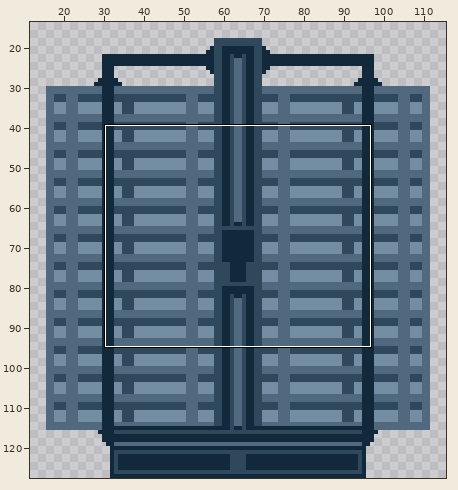
File history of a pixel-art file, assets/source/decor/cooler.aseprite. Above, an overview of the earlier version with the close-up marked.
Close-up. Earlier state:
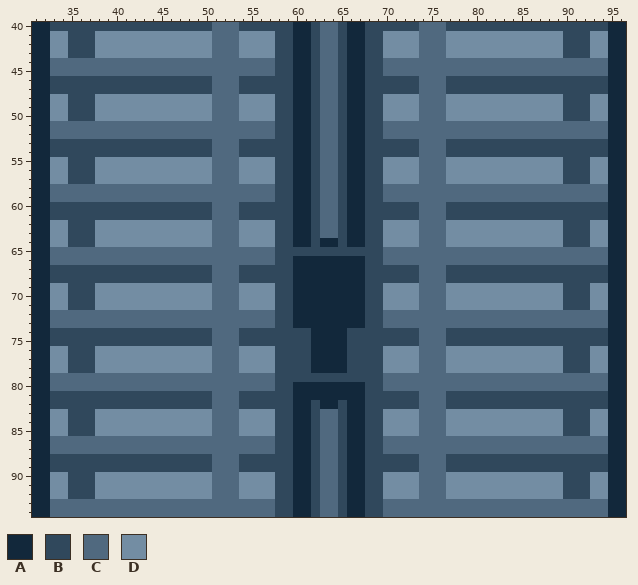
128x128 pixels, 1 frame. Shown: x 31..96, y 40..94. The wide view leaves out empty margins. The commit also changed other parts of the picture, which this record leaves out.
Palette (. is transparent): A #12283b  B #30485c  C #50697f  D #738da3
Pixels before (only the part around the change), first column x 31:
40 AABBBBBBBBBBBBBBBBBBCCCBBBBBBAABCCBAABBBBBBCCCBBBBBBBBBBBBBBBBBBAA
41 AADDBBBDDDDDDDDDDDDDCCCDDDDBBAABCCBAABBDDDDCCCDDDDDDDDDDDDDBBBDDAA
42 AADDBBBDDDDDDDDDDDDDCCCDDDDBBAABCCBAABBDDDDCCCDDDDDDDDDDDDDBBBDDAA
43 AADDBBBDDDDDDDDDDDDDCCCDDDDBBAABCCBAABBDDDDCCCDDDDDDDDDDDDDBBBDDAA
44 AACCCCCCCCCCCCCCCCCCCCCCCCCBBAABCCBAABBCCCCCCCCCCCCCCCCCCCCCCCCCAA
45 AACCCCCCCCCCCCCCCCCCCCCCCCCBBAABCCBAABBCCCCCCCCCCCCCCCCCCCCCCCCCAA
46 AABBBBBBBBBBBBBBBBBBCCCBBBBBBAABCCBAABBBBBBCCCBBBBBBBBBBBBBBBBBBAA
47 AABBBBBBBBBBBBBBBBBBCCCBBBBBBAABCCBAABBBBBBCCCBBBBBBBBBBBBBBBBBBAA
48 AADDBBBDDDDDDDDDDDDDCCCDDDDBBAABCCBAABBDDDDCCCDDDDDDDDDDDDDBBBDDAA
49 AADDBBBDDDDDDDDDDDDDCCCDDDDBBAABCCBAABBDDDDCCCDDDDDDDDDDDDDBBBDDAA
50 AADDBBBDDDDDDDDDDDDDCCCDDDDBBAABCCBAABBDDDDCCCDDDDDDDDDDDDDBBBDDAA
51 AACCCCCCCCCCCCCCCCCCCCCCCCCBBAABCCBAABBCCCCCCCCCCCCCCCCCCCCCCCCCAA
52 AACCCCCCCCCCCCCCCCCCCCCCCCCBBAABCCBAABBCCCCCCCCCCCCCCCCCCCCCCCCCAA
53 AABBBBBBBBBBBBBBBBBBCCCBBBBBBAABCCBAABBBBBBCCCBBBBBBBBBBBBBBBBBBAA
54 AABBBBBBBBBBBBBBBBBBCCCBBBBBBAABCCBAABBBBBBCCCBBBBBBBBBBBBBBBBBBAA
55 AADDBBBDDDDDDDDDDDDDCCCDDDDBBAABCCBAABBDDDDCCCDDDDDDDDDDDDDBBBDDAA
56 AADDBBBDDDDDDDDDDDDDCCCDDDDBBAABCCBAABBDDDDCCCDDDDDDDDDDDDDBBBDDAA
57 AADDBBBDDDDDDDDDDDDDCCCDDDDBBAABCCBAABBDDDDCCCDDDDDDDDDDDDDBBBDDAA
58 AACCCCCCCCCCCCCCCCCCCCCCCCCBBAABCCBAABBCCCCCCCCCCCCCCCCCCCCCCCCCAA
59 AACCCCCCCCCCCCCCCCCCCCCCCCCBBAABCCBAABBCCCCCCCCCCCCCCCCCCCCCCCCCAA
60 AABBBBBBBBBBBBBBBBBBCCCBBBBBBAABCCBAABBBBBBCCCBBBBBBBBBBBBBBBBBBAA
61 AABBBBBBBBBBBBBBBBBBCCCBBBBBBAABCCBAABBBBBBCCCBBBBBBBBBBBBBBBBBBAA
62 AADDBBBDDDDDDDDDDDDDCCCDDDDBBAABCCBAABBDDDDCCCDDDDDDDDDDDDDBBBDDAA
63 AADDBBBDDDDDDDDDDDDDCCCDDDDBBAABCCBAABBDDDDCCCDDDDDDDDDDDDDBBBDDAA
64 AADDBBBDDDDDDDDDDDDDCCCDDDDBBAABAABAABBDDDDCCCDDDDDDDDDDDDDBBBDDAA
65 AACCCCCCCCCCCCCCCCCCCCCCCCCBBBBBBBBBBBBCCCCCCCCCCCCCCCCCCCCCCCCCAA
66 AACCCCCCCCCCCCCCCCCCCCCCCCCBBAAAAAAAABBCCCCCCCCCCCCCCCCCCCCCCCCCAA
67 AABBBBBBBBBBBBBBBBBBCCCBBBBBBAAAAAAAABBBBBBCCCBBBBBBBBBBBBBBBBBBAA
68 AABBBBBBBBBBBBBBBBBBCCCBBBBBBAAAAAAAABBBBBBCCCBBBBBBBBBBBBBBBBBBAA
69 AADDBBBDDDDDDDDDDDDDCCCDDDDBBAAAAAAAABBDDDDCCCDDDDDDDDDDDDDBBBDDAA
70 AADDBBBDDDDDDDDDDDDDCCCDDDDBBAAAAAAAABBDDDDCCCDDDDDDDDDDDDDBBBDDAA
71 AADDBBBDDDDDDDDDDDDDCCCDDDDBBAAAAAAAABBDDDDCCCDDDDDDDDDDDDDBBBDDAA
72 AACCCCCCCCCCCCCCCCCCCCCCCCCBBAAAAAAAABBCCCCCCCCCCCCCCCCCCCCCCCCCAA
73 AACCCCCCCCCCCCCCCCCCCCCCCCCBBAAAAAAAABBCCCCCCCCCCCCCCCCCCCCCCCCCAA
74 AABBBBBBBBBBBBBBBBBBCCCBBBBBBBBAAAABBBBBBBBCCCBBBBBBBBBBBBBBBBBBAA
75 AABBBBBBBBBBBBBBBBBBCCCBBBBBBBBAAAABBBBBBBBCCCBBBBBBBBBBBBBBBBBBAA
76 AADDBBBDDDDDDDDDDDDDCCCDDDDBBBBAAAABBBBDDDDCCCDDDDDDDDDDDDDBBBDDAA
77 AADDBBBDDDDDDDDDDDDDCCCDDDDBBBBAAAABBBBDDDDCCCDDDDDDDDDDDDDBBBDDAA
78 AADDBBBDDDDDDDDDDDDDCCCDDDDBBBBAAAABBBBDDDDCCCDDDDDDDDDDDDDBBBDDAA
79 AACCCCCCCCCCCCCCCCCCCCCCCCCBBBBBBBBBBBBCCCCCCCCCCCCCCCCCCCCCCCCCAA
80 AACCCCCCCCCCCCCCCCCCCCCCCCCBBAAAAAAAABBCCCCCCCCCCCCCCCCCCCCCCCCCAA
81 AABBBBBBBBBBBBBBBBBBCCCBBBBBBAAAAAAAABBBBBBCCCBBBBBBBBBBBBBBBBBBAA
82 AABBBBBBBBBBBBBBBBBBCCCBBBBBBAABAABAABBBBBBCCCBBBBBBBBBBBBBBBBBBAA
83 AADDBBBDDDDDDDDDDDDDCCCDDDDBBAABCCBAABBDDDDCCCDDDDDDDDDDDDDBBBDDAA
84 AADDBBBDDDDDDDDDDDDDCCCDDDDBBAABCCBAABBDDDDCCCDDDDDDDDDDDDDBBBDDAA
85 AADDBBBDDDDDDDDDDDDDCCCDDDDBBAABCCBAABBDDDDCCCDDDDDDDDDDDDDBBBDDAA
86 AACCCCCCCCCCCCCCCCCCCCCCCCCBBAABCCBAABBCCCCCCCCCCCCCCCCCCCCCCCCCAA
87 AACCCCCCCCCCCCCCCCCCCCCCCCCBBAABCCBAABBCCCCCCCCCCCCCCCCCCCCCCCCCAA
88 AABBBBBBBBBBBBBBBBBBCCCBBBBBBAABCCBAABBBBBBCCCBBBBBBBBBBBBBBBBBBAA
89 AABBBBBBBBBBBBBBBBBBCCCBBBBBBAABCCBAABBBBBBCCCBBBBBBBBBBBBBBBBBBAA
90 AADDBBBDDDDDDDDDDDDDCCCDDDDBBAABCCBAABBDDDDCCCDDDDDDDDDDDDDBBBDDAA
91 AADDBBBDDDDDDDDDDDDDCCCDDDDBBAABCCBAABBDDDDCCCDDDDDDDDDDDDDBBBDDAA
92 AADDBBBDDDDDDDDDDDDDCCCDDDDBBAABCCBAABBDDDDCCCDDDDDDDDDDDDDBBBDDAA
93 AACCCCCCCCCCCCCCCCCCCCCCCCCBBAABCCBAABBCCCCCCCCCCCCCCCCCCCCCCCCCAA
94 AACCCCCCCCCCCCCCCCCCCCCCCCCBBAABCCBAABBCCCCCCCCCCCCCCCCCCCCCCCCCAA
The same view after the edit:
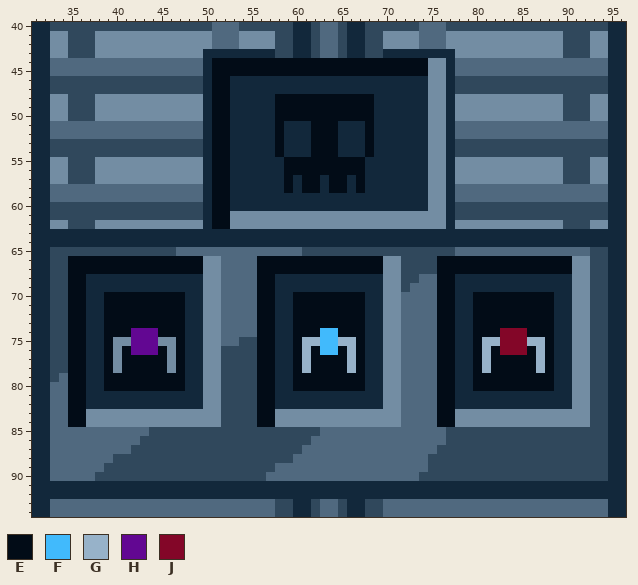
Colours new in this view: E #020c17  F #41bafc  G #97b2c9  H #620792  J #830628
Diff:
layer "Layer 2" added
Changed rows in their new state; - is an unchanged pixel.
Layers "Layer 2", "Layer 1":
first column x 33:
43 -----------------AAAAAAAA------------AAAAAAAA-----------------
44 -----------------AEEEEEEEEEEEEEEEEEEEEEEEEDDA-----------------
45 -----------------AEEEEEEEEEEEEEEEEEEEEEEEEDDA-----------------
46 -----------------AEEAAAAAAA--AAAA--AAAAAAADDA-----------------
47 -----------------AEEAAAAAAA--AAAA--AAAAAAADDA-----------------
48 -----------------AEEAAAAAEEEEEEEEEEEAAAAAADDA-----------------
49 -----------------AEEAAAAAEEEEEEEEEEEAAAAAADDA-----------------
50 -----------------AEEAAAAAEEEEEEEEEEEAAAAAADDA-----------------
51 -----------------AEEAAAAAEA--EEEA--EAAAAAADDA-----------------
52 -----------------AEEAAAAAEA--EEEA--EAAAAAADDA-----------------
53 -----------------AEEAAAAAEA--EEEA--EAAAAAADDA-----------------
54 -----------------AEEAAAAAEA--EEEA--EAAAAAADDA-----------------
55 -----------------AEEAAAAAAEEEEEEEEEAAAAAAADDA-----------------
56 -----------------AEEAAAAAAEEEEEEEEEAAAAAAADDA-----------------
57 -----------------AEEAAAAAAE-EEAEE-EAAAAAAADDA-----------------
58 -----------------AEEAAAAAAE-EEAEE-EAAAAAAADDA-----------------
59 -----------------AEEAAAAAAA--AAAA--AAAAAAADDA-----------------
60 -----------------AEEAAAAAAA--AAAA--AAAAAAADDA-----------------
61 -----------------AEEDDDDDDDDDDDDDDDDDDDDDDDDA-----------------
62 -----------------AEED----DDDDDDDDDDDD----DDDA-----------------
63 AAAAAAAAAAAAAAAAAAAAAAAAAAA--AAAA--AAAAAAAAAAAAAAAAAAAAAAAAAAA
64 AAAAAAAAAAAAAAAAAAAAAAAAAAA--A--A--AAAAAAAAAAAAAAAAAAAAAAAAAAA
65 BBBBBBBBBBBBBB-----------CCC---------BBBBBBBB---------------BB
66 BBEEEEEEEEEEEEEEEDD----EEEEEEEEEEEEEEDDBBBBEEEEEEEEEEEEEEEDDBB
67 --EEEEEEEEEEEEEEEDD--CCEEEEEEEEEEEEEEDD--BBEEEEEEEEEEEEEEEDD--
68 --EEAAAAAAAAAAAAADD--CCEEAA--------AADD----EEAAAAAAAAAAAAADD--
69 BBEEAAAAAAAAAAAAA-D--CCEEAA--------AA--BC--EEAAAAAAAAAAAAADDBB
70 BBEEAAEEEEEEEEEAA-D--CCEEAAEEEEEEEEAA--CC--EEAAEEEEEEEEEAADDBB
71 BBEEAAEEEEEEEEEAA-D--CCEEAAEEEEEEEEAA--CC--EEAAEEEEEEEEEAADDBB
72 BBEEAAEEEEEEEEEAADD----EEAAEEEEEEEEAADD----EEAAEEEEEEEEEAADDBB
73 BBEEAAEEEEEEEEEAADD----EEAAEEEEEEEEAADD----EEAAEEEEEEEEEAADDBB
74 --EEAAEEEHHHEEEAADD--CCEEAAEEEFFEEEAADDCC--EEAAEEEJJJEEEAADD--
75 --EEAAEDDHHHDDEAADD----EEAAEGGFFGGEAADDCC--EEAAEGGJJJGGEAADD--
76 BBEEAAE-EHHHE-EAA-DBBBBEEAAEGEFFEGEAA--CC--EEAAEGEJJJEGEAADDBB
77 BBEEAAE-EEEEE-EAA-DBBBBEEAAEGEEEEGEAA--CC--EEAAEGEEEEEGEAADDBB
78 BBEEAAE-EEEEE-EAA-DBBBBEEAAEGEEEEGEAA--CC--EEAAEGEEEEEGEAADDBB
79 B-EEAAEEEEEEEEEAADDBBBBEEAAEEEEEEEEAADD----EEAAEEEEEEEEEAADDBB
80 --EEAAEEEEEEEEEAADDBBBBEEAAEEEEEEEEAADD----EEAAEEEEEEEEEAADDBB
81 CCEEAAAAAAAAAAAAADDBB--EEAA--------AADDCC--EEAAAAAAAAAAAAADD--
82 CCEEAAAAAAAAAAAAADDBB--EEAA--A--A--AADDCC--EEAAAAAAAAAAAAADD--
83 CCEED-------------DBBBBEEDDDDDDDDDDDD--CC--EE------------DDDBB
84 CCEED-------------DBBBBEEDDDDDDDDDDDD--CC--EE------------DDDBB
85 CCCCCCCCCCCBBBBBBBBBBBBBB--BB---CCCCCCCCC---BBBBBBBBBBBBB---BB
86 ----------BBBBBBBBBBBBBBB--BBC--CCCCC-------BBBBBBBBBBBBBBBBBB
87 ---------BBBBBBBBBBBBBBBB--BCC--CCCCC------BBBBBBBBBBBBBBBBBBB
88 CCCCCCC-----------BBB------CCC--CCCCCCCCC-BB------------------
89 CCCCCC------------BBB----CCCCC--CCCCCCCCC-BB------------------
90 CCCCCBBBBBBBBBBBBBBBBBBBCCCCCC--CCCCCCCCCBBBBBBBBBBBBBBBB---BB
91 AAAAAAAAAAAAAAAAAAAAAAAAAAA--AAAA--AAAAAAAAAAAAAAAAAAAAAAAAAAA
92 AAAAAAAAAAAAAAAAAAAAAAAAAAA--AAAA--AAAAAAAAAAAAAAAAAAAAAAAAAAA
